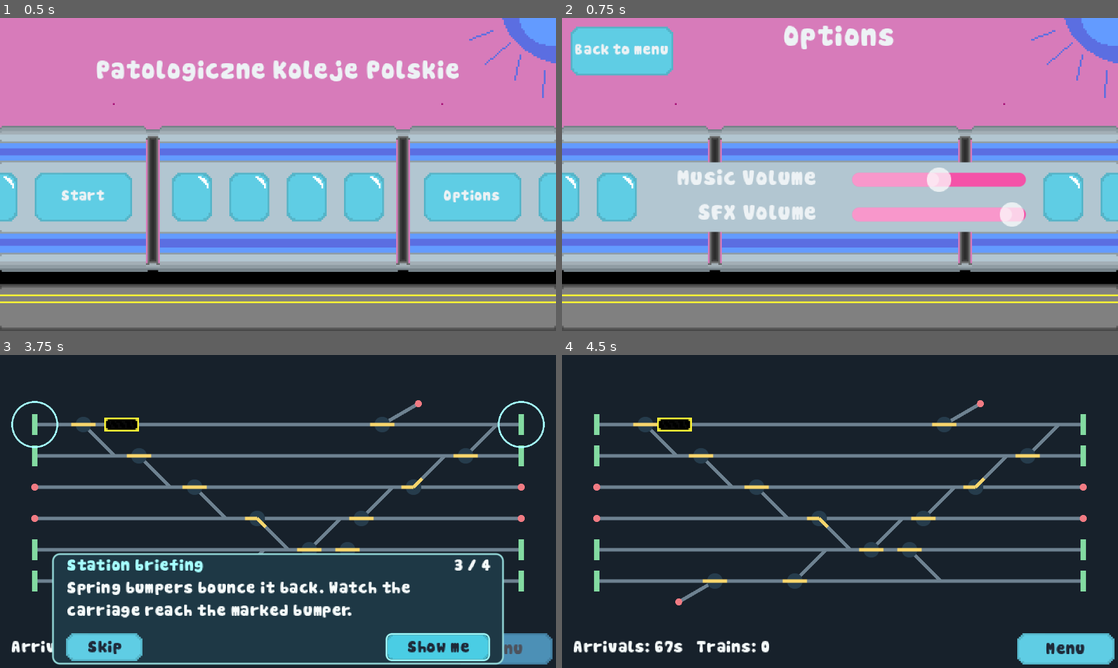
Above: before the commit, frames 1-4 (two rows, left to right).
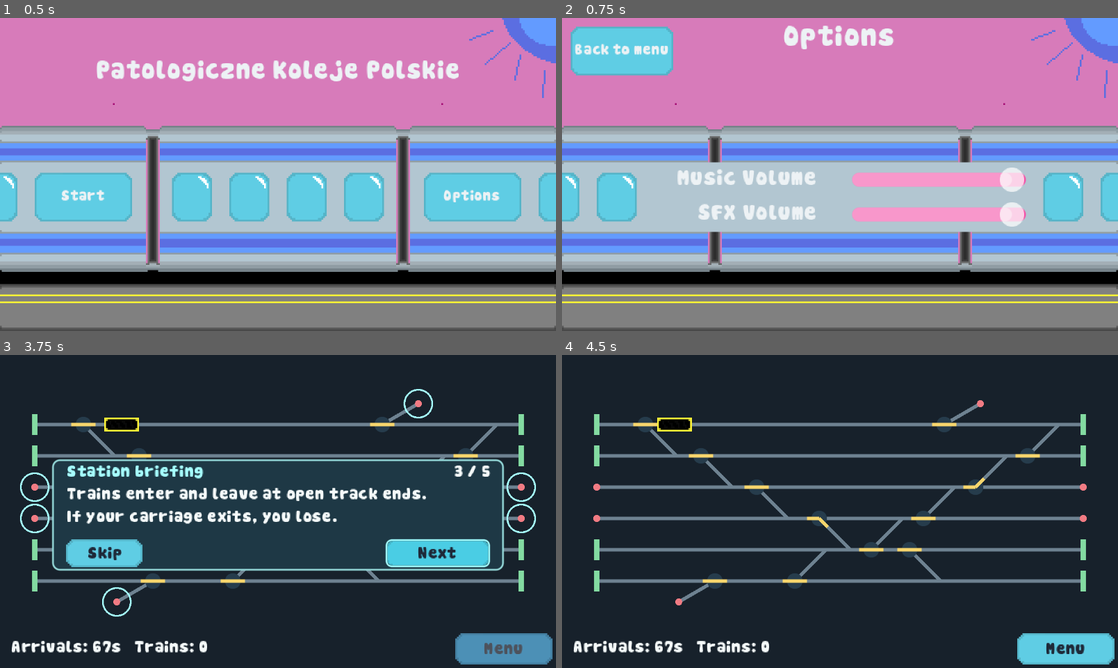
Above: after the commit, the same moments.

Repository: goteusz-maszyk/gierka-dzamik-haven
Game: Godot game, scene res://scene/main_menu.tscn
The game is run twice, just before and just after one commit, with the same random seed, the same clock (stepped at 60 frames per second) and the same inputs. Sound files missing from this copy of the repository are replaced by a short silence.
Inputs:
- Up to frame 1 (0.5 s): no input
- Up to frame 2 (0.75 s): click "Options" at 0.5 s
- Up to frame 3 (3.75 s): click "Back to menu" at 1.25 s; click "Start" at 2 s; click "Next" at 2.75 s; click "Next" at 3.5 s
- Up to frame 4 (4.5 s): click "Skip" at 4.25 s

Frame 1 is identical in both runs. In frame 2, 1.0% of the frame differs, in the area x 65-84%, y 47-56%; in frame 3, 51%, in the area x 2-98%, y 10-100%; in frame 4, nothing differs.

Commit message:
Explain exits and align volume sliders

Diff:
--- a/config/tutorial.json
+++ b/config/tutorial.json
@@ -5,5 +5,6 @@
   "highlight_buffers": ["T1_left", "T1_right"],
   "highlight_color": "a6ffff",
   "highlight_radius": 13.0,
+  "exit_highlight_radius": 8.0,
   "highlight_width": 1.0
 }
--- a/config/tutorial.tscn
+++ b/config/tutorial.tscn
@@ -69,6 +69,22 @@
 autowrap_mode = 2
 metadata/highlight = "cart"
 metadata/action = "next"
+
+[node name="Exits" type="Label" parent="Panel/Pages"]
+visible = false
+layout_mode = 1
+anchors_preset = 15
+anchor_right = 1.0
+anchor_bottom = 1.0
+grow_horizontal = 2
+grow_vertical = 2
+mouse_filter = 2
+theme_override_font_sizes/font_size = 9
+text = "Trains enter and leave at open track ends.\nIf your carriage exits, you lose."
+autowrap_mode = 2
+metadata/highlight = "exits"
+metadata/action = "next"
+metadata/panel_offset_y = -54.0
 
 [node name="Bumpers" type="Label" parent="Panel/Pages"]
 visible = false
--- a/scene/options.tscn
+++ b/scene/options.tscn
@@ -59,9 +59,7 @@
 [node name="MusicVolumeSlider" type="HSlider" parent="PanelContainer/OptionsContainer/VBoxContainer" unique_id=1804427340]
 custom_minimum_size = Vector2(100, 0)
 layout_mode = 2
-max_value = 2.0
-step = 0.05
-value = 1.0
+value = 100.0
 
 [node name="VBoxContainer2" type="HBoxContainer" parent="PanelContainer/OptionsContainer" unique_id=1836158706]
 layout_mode = 2
--- a/scripts/options.gd
+++ b/scripts/options.gd
@@ -5,14 +5,17 @@
 
 func _ready() -> void:
 	MusicManager.stop_music()
-	var music_db := AudioServer.get_bus_volume_db(AudioServer.get_bus_index("Music"))
-	music_slider.value = music_slider.max_value - db_to_linear(music_db)
+	_sync_volume_slider(music_slider, "Music")
+	_sync_volume_slider(sfx_slider, "SFX")
 
-	var sfx_db := AudioServer.get_bus_volume_db(AudioServer.get_bus_index("SFX"))
-	sfx_slider.value = db_to_linear(sfx_db) * sfx_slider.max_value
+func _sync_volume_slider(slider: HSlider, bus_name: String) -> void:
+	var volume_db := AudioServer.get_bus_volume_db(AudioServer.get_bus_index(bus_name))
+	var value := db_to_linear(volume_db) * slider.max_value
+	# Reserve the left endpoint for silence, even for levels below one slider step.
+	slider.set_value_no_signal(maxf(value, slider.step) if value > 0.0 else 0.0)
 
 func _on_music_slider(value: float) -> void:
-	_set_bus_volume("Music", music_slider.max_value - value)
+	_set_bus_volume("Music", value / music_slider.max_value)
 
 func _on_sfx_slider(value: float) -> void:
 	_set_bus_volume("SFX", value / sfx_slider.max_value)
--- a/scripts/tutorial.gd
+++ b/scripts/tutorial.gd
@@ -16,6 +16,7 @@
 @onready var progress_format: String = progress.text
 @onready var next_text: String = next_button.text
 @onready var goal_format: String = $Panel/Pages/Goal.text
+@onready var panel_top: float = $Panel.position.y
 
 
 func begin(game_scene) -> void:
@@ -90,6 +91,7 @@
 func _show_page() -> void:
 	for index in range(pages.size()):
 		pages[index].visible = index == step
+	$Panel.position.y = panel_top + float(pages[step].get_meta("panel_offset_y", 0.0))
 	var action: String = pages[step].get_meta("action")
 	var can_advance := action != "switch" and not _demo_running
 	next_button.visible = can_advance
@@ -162,14 +164,19 @@
 	if not active:
 		return
 	var points: Array[Vector2] = []
+	var radius: float = settings.highlight_radius
 	match pages[step].get_meta("highlight", "none"):
 		"cart":
 			points.append(game.simulation.cart_position())
 		"buffers":
 			for id in settings.highlight_buffers:
 				points.append(game.simulation.point(id))
+		"exits":
+			radius = settings.exit_highlight_radius
+			for id in game.simulation.config.exits:
+				points.append(game.simulation.point(id))
 		"switch":
 			points.append(game.simulation.point(settings.switch_id))
 	var board_to_local: Transform2D = get_global_transform_with_canvas().affine_inverse() * game.get_global_transform_with_canvas()
 	for point in points:
-		draw_circle(board_to_local * point, settings.highlight_radius, Color(settings.highlight_color), false, settings.highlight_width)
+		draw_circle(board_to_local * point, radius, Color(settings.highlight_color), false, settings.highlight_width)
Not shown, changed: DESIGN.md
